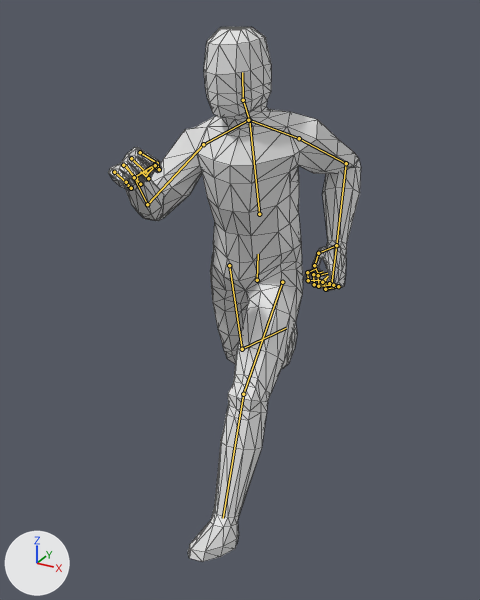
An edit to the glTF model assets/glb/humanoid/Humanoid.glb, drawn before and after from the same camera.
Both versions are drawn from a 50 mm lens placed at (1.033, -1.983, 1.697), pointed at (-0.008, -0.092, 0.751). Every picture has the same lights, and +X, +Y and +Z are marked at lower left. The first picture is the older version. Both versions are drawn at frame 0 of the action 'Run'; the numbers are the values there. The bones that change, and the others that lie on the model, are drawn over the model as lines. Mesh edges are drawn as thin lines.

The first picture shows 'Mang'.
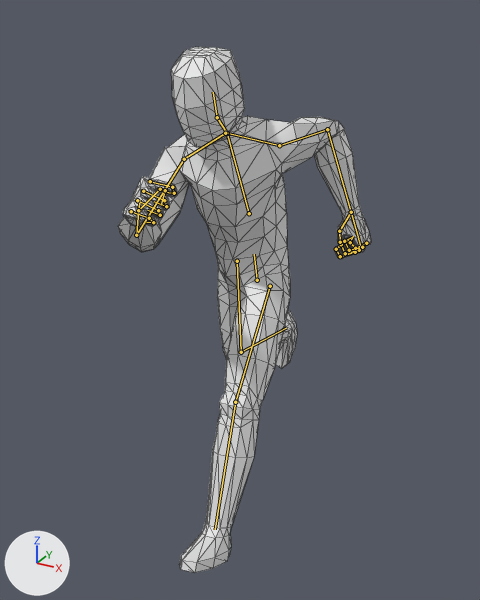
What the commit changed:
Bone 'Body' (bone_body) turns from (12, 2, -7) to (16, -28, -8) degrees about its own x, y and z.
Bone 'Thorax' (bone_thorax) turns from (2, 0, 7) to (14, 30, 0) degrees about its own x, y and z.
Bone 'UpperArm.L' (bone_upperarm_l) turns from (-43, 25, -69) to (-54, 20, -64) degrees about its own x, y and z.
Bone 'Forearm.L' (bone_forearm_l) turns from (92, 0, 0) to (84, 0, 0) degrees about its own x, y and z.
Bone 'UpperArm.R' (bone_upperarm_r) turns from (6, 27, 41) to (60, 15, 50) degrees about its own x, y and z.
Bone 'Forearm.R' (bone_forearm_r) turns from (117, 0, 0) to (84, 0, 0) degrees about its own x, y and z.
Bone 'UpperLeg.L' (bone_upperleg_l) turns from (5, 7, -55) to (27, -15, -57) degrees about its own x, y and z.
Bone 'LowerLeg.L' (bone_lowerleg_l) turns from (0, 0, 18) to (0, 0, 12) degrees about its own x, y and z.
Bone 'UpperLeg.R' (bone_upperleg_r) turns from (-6, 0, -6) to (-1, -28, 5) degrees about its own x, y and z.
Bone 'LowerLeg.R' (bone_lowerleg_r) turns from (0, 0, -56) to (0, 0, -66) degrees about its own x, y and z.

Location of each change, [x1, y1, x2, y2] in pixels of the pictures (480 x 600 px):
'Mang', posed: before [108, 27, 361, 562]; after [118, 47, 371, 573]
bone 'Body', root to tip: before (257, 280) to (258, 254); after (257, 280) to (254, 254)
bone 'Thorax', root to tip: before (259, 214) to (249, 120); after (249, 213) to (227, 133)
bone 'UpperArm.L', root to tip: before (299, 138) to (346, 163); after (279, 145) to (327, 129)
bone 'Forearm.L', root to tip: before (346, 163) to (336, 245); after (327, 129) to (351, 212)
bone 'UpperArm.R', root to tip: before (203, 144) to (147, 204); after (184, 159) to (136, 235)
bone 'Forearm.R', root to tip: before (147, 204) to (134, 177); after (136, 235) to (138, 210)
bone 'UpperLeg.L', root to tip: before (282, 282) to (243, 394); after (270, 286) to (235, 402)
bone 'LowerLeg.L', root to tip: before (243, 394) to (223, 518); after (235, 402) to (215, 529)
bone 'UpperLeg.R', root to tip: before (229, 265) to (242, 349); after (237, 261) to (241, 352)
bone 'LowerLeg.R', root to tip: before (242, 349) to (286, 328); after (241, 352) to (286, 328)
